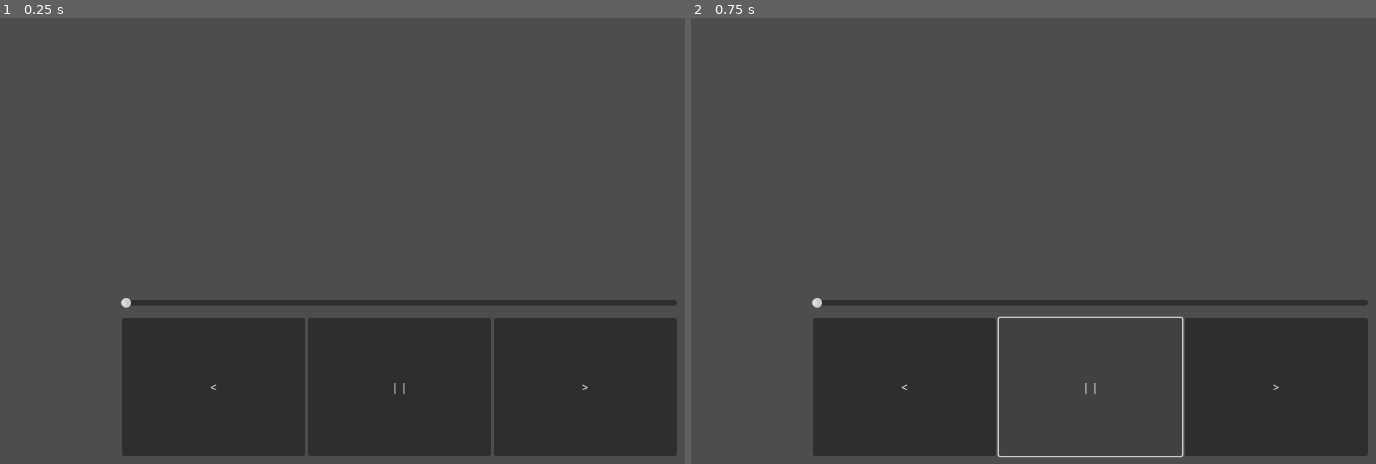
Above: before the commit, frames 1-2 (left to right).
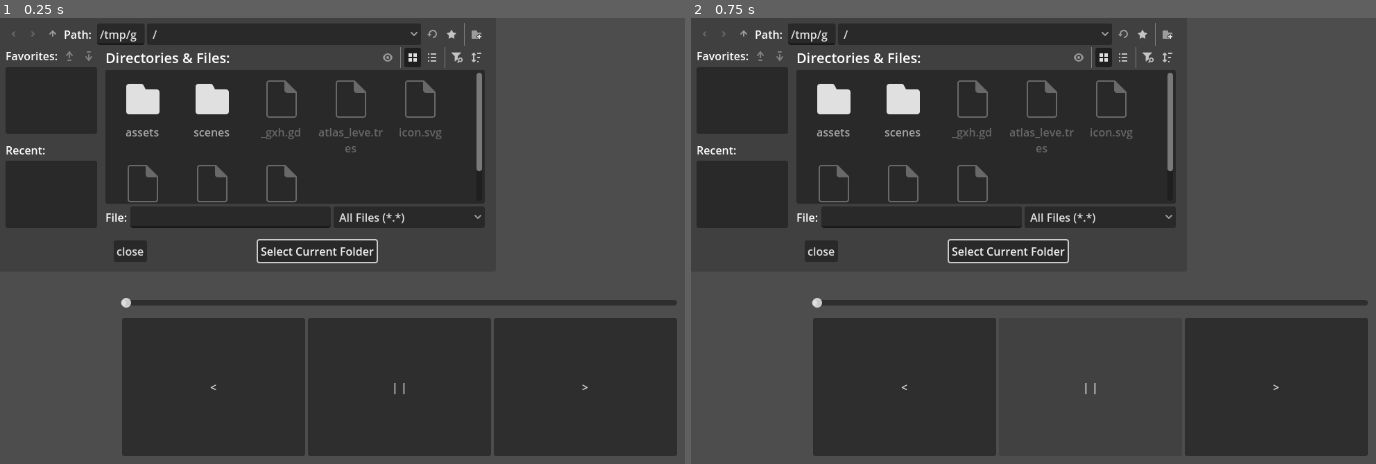
Above: after the commit, the same moments.

Repository: BuenosDiasPibe/godot_ing
Game: Godot game, scene res://scenes/test_music_player.tscn
The game is run twice, just before and just after one commit, with the same random seed, the same clock (stepped at 60 frames per second) and the same inputs.
Inputs:
- Up to frame 1 (0.25 s): no input
- Up to frame 2 (0.75 s): click "| |" at 0.5 s

The runs differ from the first frame. In frame 1, 26% of the frame differs, in the area x 0-71%, y 1-55%; in frame 2, 27%, in the area x 0-72%, y 1-99%.
Error before the commit: Cannot call method 'get_files' on a null value. (res://scenes/music_player_test_1.gd:19)

Commit message:
added file dialog to music player

Diff:
--- a/another-test/scenes/music_player_test_1.gd
+++ b/another-test/scenes/music_player_test_1.gd
@@ -5,6 +5,7 @@
 @export var next : Button
 @export var music_player : AudioStreamPlayer
 @export var progress_bar : HSlider
+@export var fileDialog : FileDialog
 
 #TODO: make the path changable
 var path : String = "/home/clumpl/Música/Lateralis - OTXO Original Soundtrack/"
@@ -15,19 +16,33 @@
 var stop : bool = false
 
 func _ready() -> void:
+	fileDialog.dir_selected.connect(get_dir)
 
+func _process(_delta: float) -> void:
+	if(music_player.playing && !stop):
+		var m_playback_time = music_player.get_playback_position()
+		var m_time = music_player.stream.get_length()/100
+		if(m_playback_time != null):
+			progress_bar.value = m_playback_time / m_time
+
+func _do_ready():
 	songs_list = DirAccess.open(path).get_files()
 	assert(DirAccess.get_open_error() == 0, "An Error ocurred while opening a folder")
 
 	var first_song : String = path+songs_list[current_song]
 	for song in songs_list:
-		if(song.get_extension() == "ogg"):
-			var l := Label.new()
-			l.text = song.get_basename()
-			container.add_child(l)
-		if(song.get_extension() == "png" || song.get_extension() == "jpg"):
+		if( song.get_extension() != "wav" &&
+			song.get_extension() != "ogg" &&
+			song.get_extension() != "mp3"
+		  ):
 			songs_list.erase(song)
+			print("deleted " + song)
+			continue
+		var l := Label.new()
+		l.text = song.get_basename()
+		container.add_child(l)
 	music_player.stream = AudioStreamOggVorbis.load_from_file(first_song)
+	assert(music_player.stream != null, "music stream is not setted, no music found in this folder")
 
 	progress_bar.drag_started.connect(stop_it)
 	progress_bar.drag_ended.connect(slider)
@@ -35,13 +50,6 @@
 	pause.pressed.connect(play_pause_music)
 	next.pressed.connect(next_song)
 	last.pressed.connect(last_song)
-
-func _process(_delta: float) -> void:
-	if(music_player.playing && !stop):
-		var m_playback_time = music_player.get_playback_position()
-		var m_time = music_player.stream.get_length()/100
-		if(m_playback_time != null):
-			progress_bar.value = m_playback_time / m_time
 
 #TODO: add this to AudioStreamPlayer's script
 func play_pause_music() -> void:
@@ -94,3 +102,8 @@
 func slider(_holo) -> void:
 	stop = false
 	music_player.play((music_player.stream.get_length()/100)*progress_bar.value)
+	_change_color(Color(0.0, 255.014, 0.0))
+
+func get_dir(pathh : String) -> void:
+	path = pathh+"/"
+	_do_ready()
--- a/another-test/scenes/test_music_player.tscn
+++ b/another-test/scenes/test_music_player.tscn
@@ -2,7 +2,7 @@
 
 [ext_resource type="Script" uid="uid://c5r1j571xap25" path="res://scenes/music_player_test_1.gd" id="1_wmssx"]
 
-[node name="TestMusicPlayer" type="Control" node_paths=PackedStringArray("container", "last", "pause", "next", "music_player", "progress_bar")]
+[node name="TestMusicPlayer" type="Control" node_paths=PackedStringArray("container", "last", "pause", "next", "music_player", "progress_bar", "fileDialog")]
 layout_mode = 3
 anchors_preset = 15
 anchor_right = 1.0
@@ -16,6 +16,7 @@
 next = NodePath("CanvasLayer/HBoxContainer/right")
 music_player = NodePath("AudioStreamPlayer")
 progress_bar = NodePath("CanvasLayer/HSlider")
+fileDialog = NodePath("FileDialog")
 
 [node name="CanvasLayer" type="CanvasLayer" parent="."]
 
@@ -74,7 +75,10 @@
 [node name="AudioStreamPlayer" type="AudioStreamPlayer" parent="."]
 
 [node name="FileDialog" type="FileDialog" parent="."]
+oversampling_override = 1.0
 title = "Open a Directory"
+visible = true
+cancel_button_text = "close"
 file_mode = 2
-display_mode = 1
 access = 2
+use_native_dialog = true
